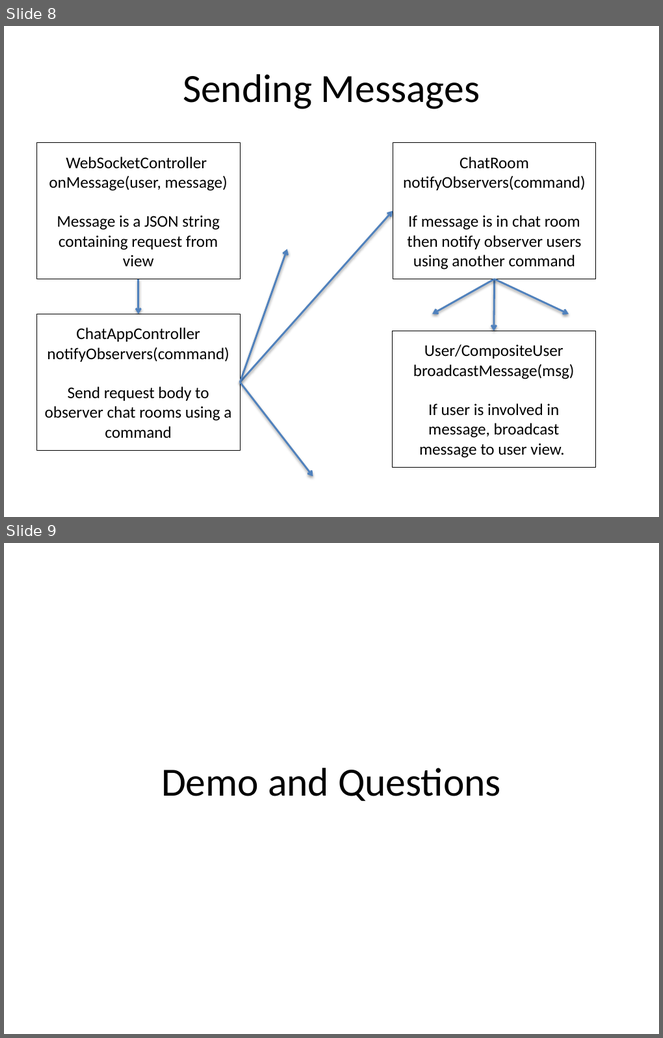
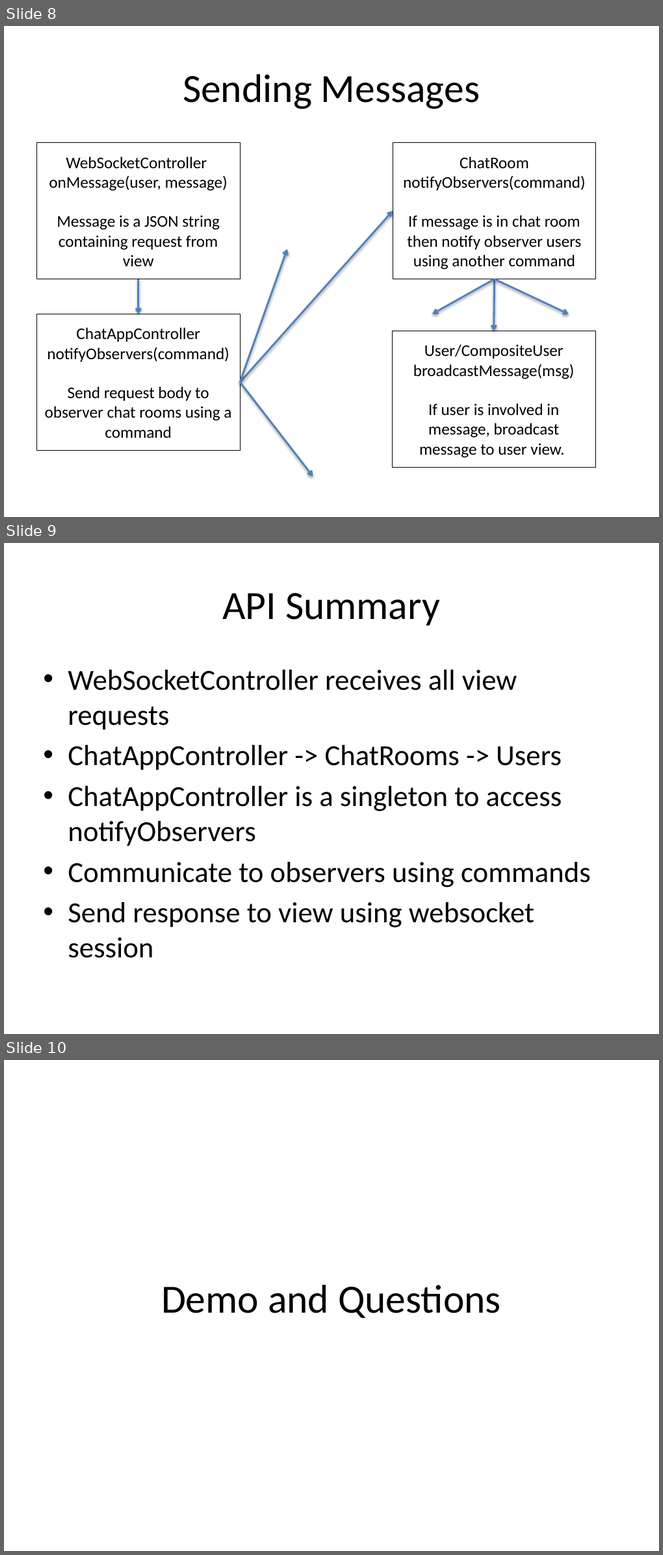
Before and after one commit to 11manu96/chat-app, a slide deck: src/main/resources/chat_app_presentation.pptx. Shown one above the other, each under a label of ours: slides 8 and 9 before the commit, slides 8, 9 and 10 after it. The pictures are 663x1038 and 663x1555 pixels, drawn with LibreOffice and Linux fonts; fonts in the diff are those of the drawing. Boxes give left, top, right and bottom in pixels: in the first picture for what was removed or moved away, otherwise in the second. Text is boxed around its words. In the diff, an @@ line names an element or a change of style, - is before the commit and + after.

Commit message:
add summary slide

```diff
--- a/src/main/resources/chat_app_presentation.pptx
+++ b/src/main/resources/chat_app_presentation.pptx
@@ slide 9 added at box(4, 543, 659, 1034), background #FFFFFF @@
@@ title added at box(222, 593, 440, 626), 44 pt, text #000000 @@
+API Summary
@@ text added at box(68, 670, 591, 958), 32 pt, text #000000 @@
+• WebSocketController receives all view requests
+• ChatAppController -> ChatRooms -> Users
+• ChatAppController is a singleton to access notifyObservers
+• Communicate to observers using commands
+• Send response to view using websocket session
@@ what was slide 9 is now slide 10 @@
```
